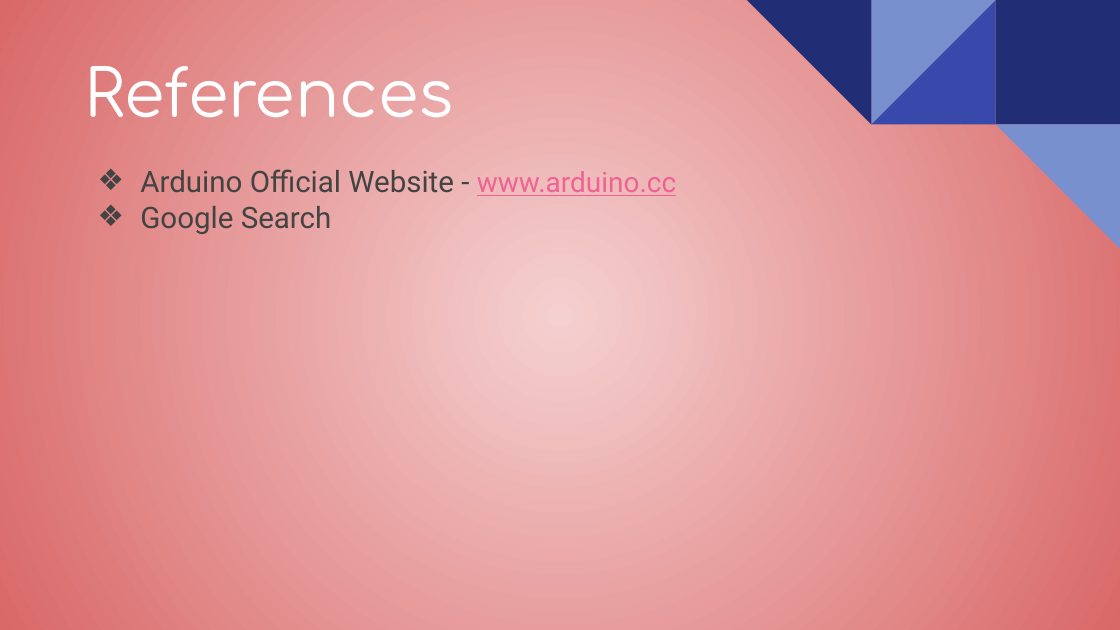
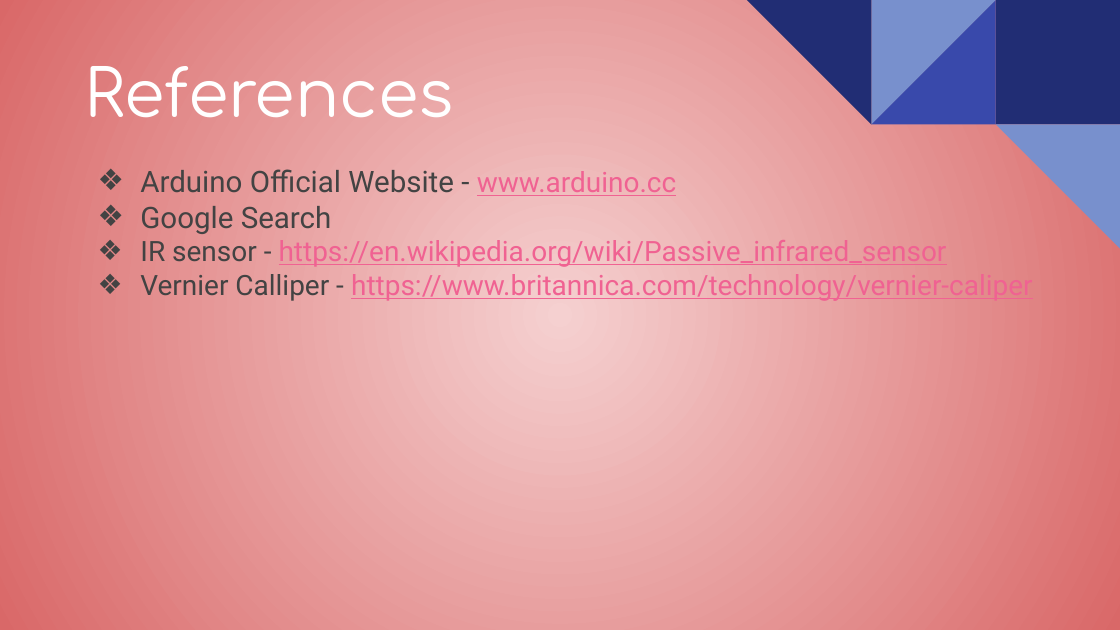
Before and after one commit to snehaljha/mini-project, a slide deck: slide 15 of EC 1309- Measurement & Instrumentation/IR based motion sensor (Case Study).pptx. Drawn at 1120x630 pixels with LibreOffice and Linux fonts; fonts in the diff are those of the drawing. Boxes give left, top, right and bottom in pixels: in the first picture for what was removed or moved away, otherwise in the second. Text is boxed around its words. In the diff, an @@ line names an element or a change of style, - is before the commit and + after.

Commit message:
PPT Improved

```diff
--- a/EC 1309- Measurement & Instrumentation/IR based motion sensor (Case Study).pptx
+++ b/EC 1309- Measurement & Instrumentation/IR based motion sensor (Case Study).pptx
@@ subtitle at (x1=140, y1=240, x2=1033, y2=301): paragraphs added @@
+❖ IR sensor - https://en.wikipedia.org/wiki/Passive_infrared_sensor
+❖ Vernier Calliper - https://www.britannica.com/technology/vernier-caliper
```
